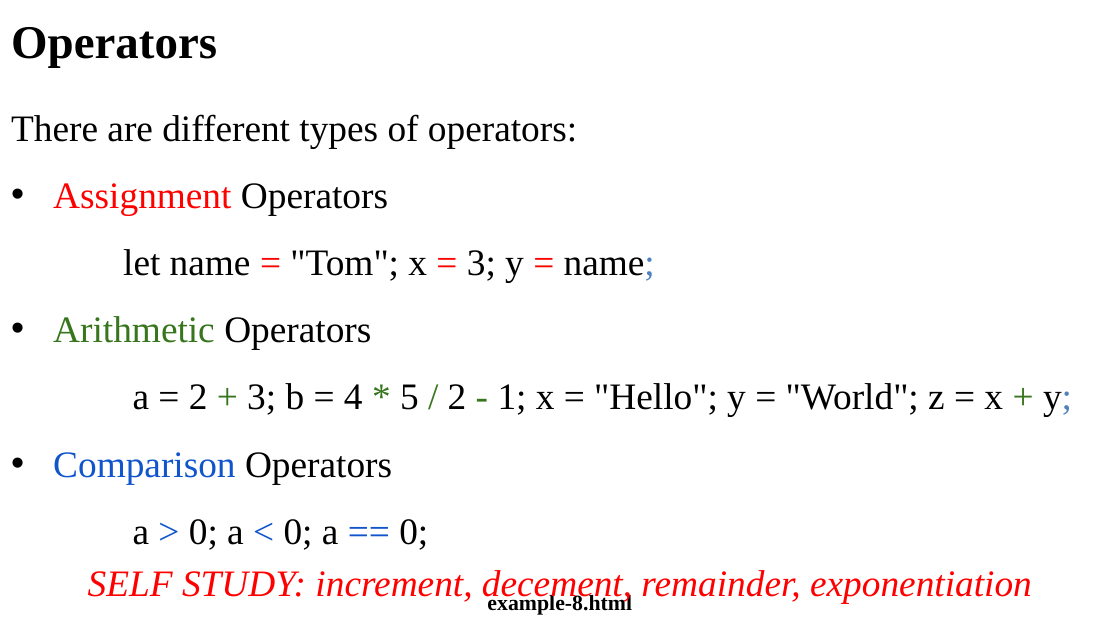
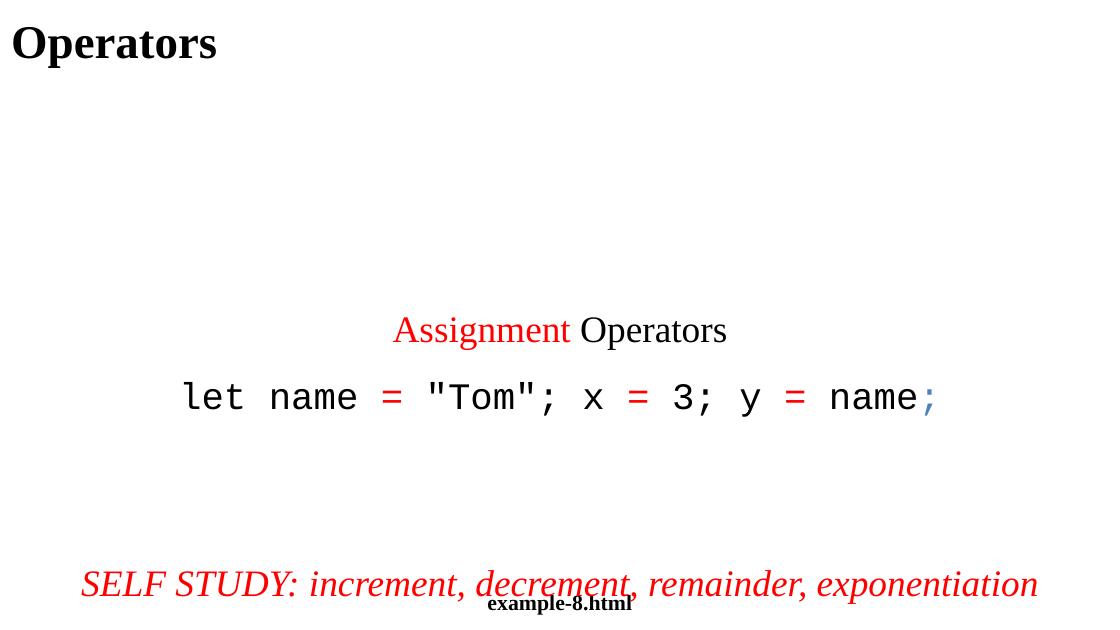
Before and after one commit to manglayev/nu-courses-material, a slide deck: slide 12 of CSCI-111/week-6/week-6-lecture.pptx. Drawn at 1120x630 pixels with LibreOffice and Linux fonts; fonts in the diff are those of the drawing. Boxes give left, top, right and bottom in pixels: in the first picture for what was removed or moved away, otherwise in the second. Text is boxed around its words. In the diff, an @@ line names an element or a change of style, - is before the commit and + after.

```diff
--- a/CSCI-111/week-6/week-6-lecture.pptx
+++ b/CSCI-111/week-6/week-6-lecture.pptx
@@ text "Assignment Operators" at (179, 317, 941, 417): font Times New Roman to Courier New in "let name = "Tom"; x = 3; ..."; alignment left to centre; bullet • to none; vertical alignment top to middle @@
@@ text at (11, 114, 577, 148): paragraph removed @@
-There are different types of operators:
@@ text at (53, 316, 1072, 550): paragraphs removed @@
-• Arithmetic Operators
-a = 2 + 3; b = 4 * 5 / 2 - 1; x = "Hello"; y = "World"; z = x + y;
-• Comparison Operators
-a > 0; a < 0; a == 0;
@@ text at (81, 570, 1039, 603): text changed @@
-SELF STUDY: increment, decement, remainder, exponentiation
+SELF STUDY: increment, decrement, remainder, exponentiation
```
Also in this commit, not shown: 2 other slides changed, 2 slides added, 5 other files.
